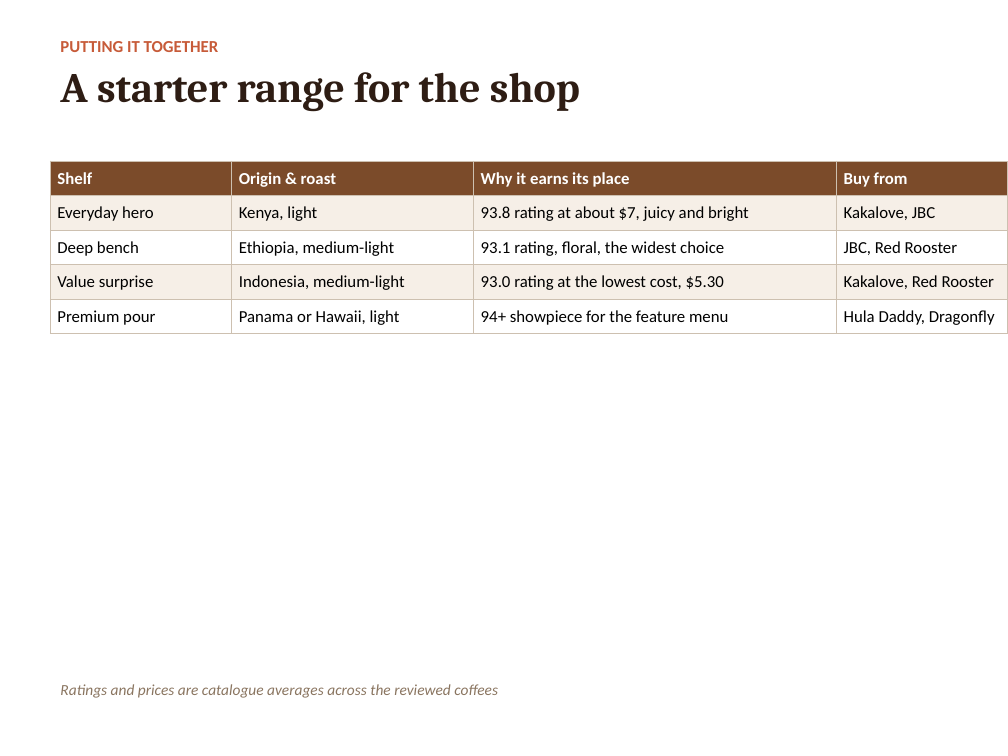
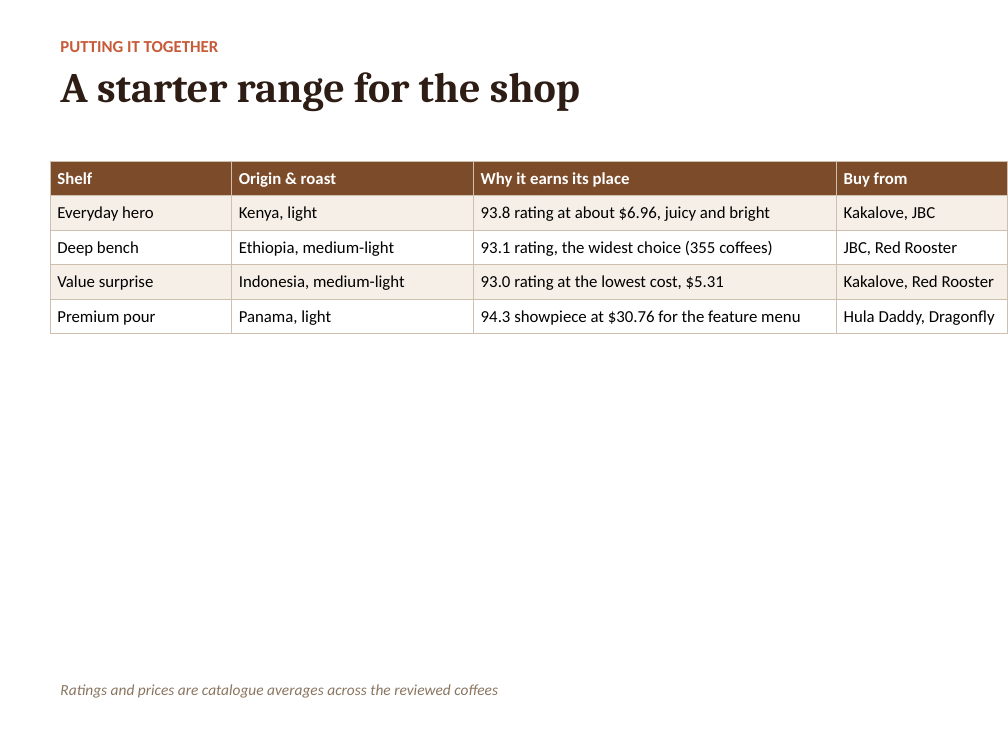
Before and after one commit to diazsangeve-lab/24991422, a slide deck: slide 7 of Question1/Coffee_Hub_Recommendation.pptx. Drawn at 1008x756 pixels with LibreOffice and Linux fonts; fonts in the diff are those of the drawing. Boxes give left, top, right and bottom in pixels: in the first picture for what was removed or moved away, otherwise in the second. Text is boxed around its words. In the diff, an @@ line names an element or a change of style, - is before the commit and + after.

```diff
--- a/Question1/Coffee_Hub_Recommendation.pptx
+++ b/Question1/Coffee_Hub_Recommendation.pptx
@@ table at (x1=50, y1=161, x2=1008, y2=564) @@
-row 2, column 3: 93.8 rating at about $7, juicy and bright
+row 2, column 3: 93.8 rating at about $6.96, juicy and bright
-row 3, column 3: 93.1 rating, floral, the widest choice
+row 3, column 3: 93.1 rating, the widest choice (355 coffees)
-row 4, column 3: 93.0 rating at the lowest cost, $5.30
+row 4, column 3: 93.0 rating at the lowest cost, $5.31
-row 5, column 2: Panama or Hawaii, light
+row 5, column 2: Panama, light
-row 5, column 3: 94+ showpiece for the feature menu
+row 5, column 3: 94.3 showpiece at $30.76 for the feature menu
```
Also in this commit, not shown: 6 other slides changed, 5 other files.
